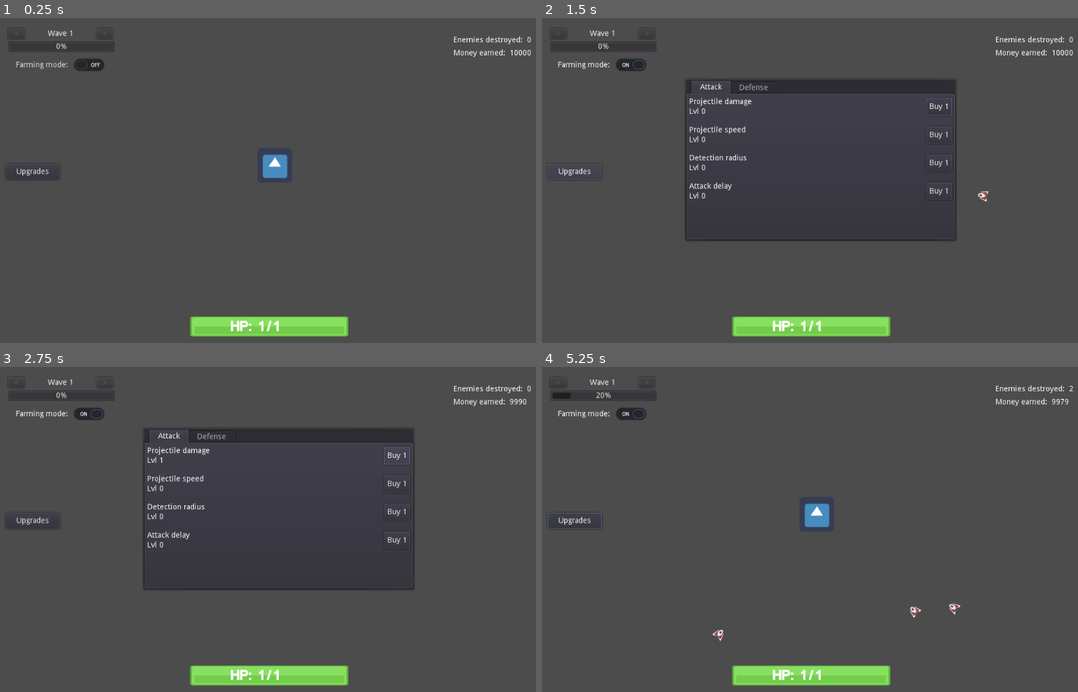
Above: before the commit, frames 1-4 (two rows, left to right).
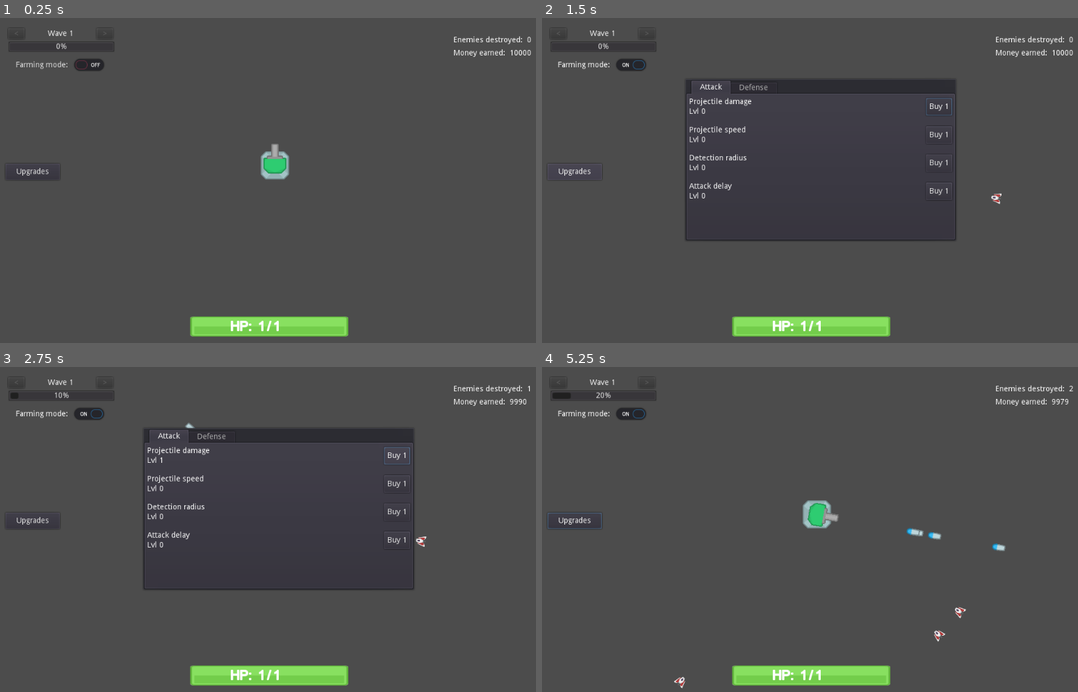
Above: after the commit, the same moments.

Repository: deniauma/UltimateDefenseIdle
Game: Godot game, scene res://Scenes/Main.tscn
Two runs of this game, one before a commit and one after it. Both use one fixed random seed, a clock stepped at 60 frames per second and the inputs below. The engine's default icon, where the game draws it, is replaced by a stand-in: a white triangle on a blue panel in a dark square.
Inputs:
- Up to frame 1 (0.25 s): no input
- Up to frame 2 (1.5 s): click "Farming mode:" at 0.5 s; click "Upgrades" at 1.25 s
- Up to frame 3 (2.75 s): click "Buy 1" at 2 s
- Up to frame 4 (5.25 s): click "Farming mode:" at 2.75 s; click "Upgrades" at 3.5 s; click "Buy 1" at 4.25 s; click "Farming mode:" at 5 s

The runs differ from the first frame. In frame 1, 0.5% of the frame differs, in the area x 48-54%, y 38-50%; in frame 2, less than 0.1%; in frame 3, 0.1%; in frame 4, 0.9%, in the area x 24-87%, y 41-99%.

Commit message:
Add new turret design and game save function

Diff:
--- a/Scenes/Enemy.tscn
+++ b/Scenes/Enemy.tscn
@@ -11,8 +11,6 @@
 collision_layer = 2
 collision_mask = 5
 script = ExtResource( 1 )
-hp = 10
-speed = 100
 
 [node name="Mesh" type="Sprite" parent="."]
 scale = Vector2( 0.2, 0.2 )
--- a/Scenes/Player.tscn
+++ b/Scenes/Player.tscn
@@ -1,7 +1,7 @@
 [gd_scene load_steps=5 format=2]
 
 [ext_resource path="res://Scripts/Player.gd" type="Script" id=1]
-[ext_resource path="res://icon.png" type="Texture" id=2]
+[ext_resource path="res://Scenes/Tower.tscn" type="PackedScene" id=2]
 
 [sub_resource type="RectangleShape2D" id=1]
 extents = Vector2( 31.4169, 30.8055 )
@@ -12,8 +12,7 @@
 [node name="Player" type="Area2D"]
 script = ExtResource( 1 )
 
-[node name="Sprite" type="Sprite" parent="."]
-texture = ExtResource( 2 )
+[node name="Tower" parent="." instance=ExtResource( 2 )]
 
 [node name="Collider" type="CollisionShape2D" parent="."]
 shape = SubResource( 1 )
--- /dev/null
+++ b/Scenes/Tower.tscn
@@ -0,0 +1,13 @@
+[gd_scene load_steps=3 format=2]
+
+[ext_resource path="res://Assets/towerDefense_tile181.png" type="Texture" id=1]
+[ext_resource path="res://Assets/towerDefense_tile249.png" type="Texture" id=2]
+
+[node name="Tower" type="Node2D"]
+
+[node name="Ground" type="Sprite" parent="."]
+texture = ExtResource( 1 )
+
+[node name="Turret" type="Sprite" parent="."]
+texture = ExtResource( 2 )
+offset = Vector2( 0, -13.276 )
--- a/Scripts/Enemy.gd
+++ b/Scripts/Enemy.gd
@@ -1,11 +1,13 @@
 extends KinematicBody2D
+
+class_name Enemy
 
 signal die
 
-export (int) var hp = 50
-export (int) var damage = 1
-export (int) var speed = 50
-export (Vector2) var target = Vector2()
+var hp = 50
+var damage = 1
+var speed = GameState.enemy_base_speed
+var target = Vector2()
 var velocity = Vector2()
 
 func _ready():
--- /dev/null
+++ b/Scripts/GameSave.gd
@@ -0,0 +1,24 @@
+extends Node
+
+class_name GameSave
+
+func save():
+	var save_data = {
+		"gold": GameState.gold,
+		"max_wave": GameState.max_wave,
+		"upg_proj_dmg": GameState.upg_proj_dmg.level,
+		"upg_proj_speed": GameState.upg_proj_speed.level,
+		"upg_detect_radius": GameState.upg_detect_radius.level,
+		"upg_attack_delay": GameState.upg_attack_delay.level,
+		"upg_hp": GameState.upg_hp.level,
+		"upg_def": GameState.upg_def.level
+	}
+	print(save_data)
+	return save_data
+
+func save_game():
+	var save_game = File.new()
+	save_game.open("user://game.save", File.WRITE)
+	var save_data = save()
+	save_game.store_line(to_json(save_data))
+	save_game.close()
--- a/Scripts/GameState.gd
+++ b/Scripts/GameState.gd
@@ -10,7 +10,7 @@
 var player_proj_dmg = 5
 var player_proj_speed = 500
 var player_radius = 200
-var player_attack_delay: float = 1
+var player_attack_delay: float = 0.1
 var enemy_base_hp = 5
 var enemy_base_damage = 1
 var enemy_base_speed = 50
@@ -20,7 +20,7 @@
 var upg_proj_dmg = Upgrade.new("Projectile damage", 5, 10, 1)
 var upg_proj_speed = Upgrade.new("Projectile speed", 400, 10, 1)
 var upg_detect_radius = Upgrade.new("Detection radius", 200, 10, 1)
-var upg_attack_delay = Upgrade.new("Attack delay", 1, 15, -0.01)
+var upg_attack_delay = Upgrade.new("Attack delay", 0.1, 15, -0.01)
 
 #Defense upgrades
 var upg_hp = Upgrade.new("Tower HP", 1, 10, 1)
--- a/Scripts/Main.gd
+++ b/Scripts/Main.gd
@@ -6,6 +6,8 @@
 	$Player.connect("body_entered", self, "on_player_contact")
 	$HUD/WaveControl.spawn_in_tree = $WaveManager
 	update_ui_hp()
+	var game_save = GameSave.new()
+	game_save.save_game()
 
 func _physics_process(delta):
 	$HUD/EnemiesDestroyed/Number.text = str(GameState.destroyed_enemies)
--- a/Scripts/Player.gd
+++ b/Scripts/Player.gd
@@ -1,22 +1,16 @@
 extends Area2D
 
 const bullet = preload("res://Scenes/Bullet.tscn")
-var detected_enemies = []
 
 onready var detect_radius = $AreaDetection/AreaRadius.shape.radius
 
 func _ready():
 	add_to_group("player")
-	$AreaDetection.connect("body_entered", self, "on_enemy_detected")
 	$AttackDelay.connect("timeout", self, "attack_enemy")
 
 func _physics_process(delta):
 	$AreaDetection/AreaRadius.shape.radius = GameState.player_radius
 	$AttackDelay.wait_time = GameState.player_attack_delay
-
-func on_enemy_detected(body):
-	detected_enemies.append(body.get_path())
-
 
 func attack_enemy():
 	var target = choose_target()
@@ -24,6 +18,8 @@
 		var new_bullet = bullet.instance()
 		new_bullet.target = target.global_position
 		call_deferred("add_child", new_bullet)
+		var target_dir = (target.global_position - global_position).normalized()
+		$Tower/Turret.rotation = Vector2(0, -1).angle_to(target_dir)
 #	var shoot = false
 #	while not shoot and not detected_enemies.empty():
 #		var target = get_tree().get_root().get_node_or_null(detected_enemies.pop_front())
--- a/Scripts/WaveControl.gd
+++ b/Scripts/WaveControl.gd
@@ -62,10 +62,13 @@
 func _physics_process(delta):
 	wave_progress.value = wave_size - wave_remaining
 	if GameState.hp == 0:
-		on_prev_wave_click()
-		GameState.hp = GameState.total_hp
-		on_farming_mode_click(true)
-		farming_toggle.pressed = true
+		if GameState.current_wave == 1:
+			prepare_wave(1)
+		else:
+			on_prev_wave_click()
+			GameState.hp = GameState.total_hp
+			on_farming_mode_click(true)
+			farming_toggle.pressed = true
 	if GameState.current_wave < GameState.max_wave or wave_remaining == 0:
 		next_btn.disabled = false
 		if not farming:
--- a/project.godot
+++ b/project.godot
@@ -9,12 +9,24 @@
 config_version=4
 
 _global_script_classes=[ {
+"base": "KinematicBody2D",
+"class": "Enemy",
+"language": "GDScript",
+"path": "res://Scripts/Enemy.gd"
+}, {
+"base": "Node",
+"class": "GameSave",
+"language": "GDScript",
+"path": "res://Scripts/GameSave.gd"
+}, {
 "base": "Reference",
 "class": "Upgrade",
 "language": "GDScript",
 "path": "res://Scripts/Upgrade.gd"
 } ]
 _global_script_class_icons={
+"Enemy": "",
+"GameSave": "",
 "Upgrade": ""
 }
 
Binary file added: Assets/towerDefense_tile181.png
Not shown, added: Assets/towerDefense_tile181.png.import
Binary file added: Assets/towerDefense_tile249.png
Not shown, added: Assets/towerDefense_tile249.png.import
Binary file added: docs/index.png
Not shown, added: docs/index.png.import
Not shown, added: docs/index.html
Not shown, added: docs/index.js
Not shown, added: docs/index.pck
Not shown, added: docs/index.wasm
